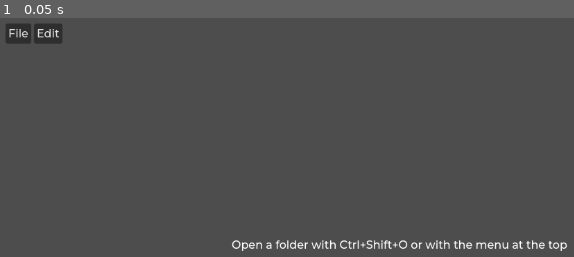
Above: before the commit, frame 1.
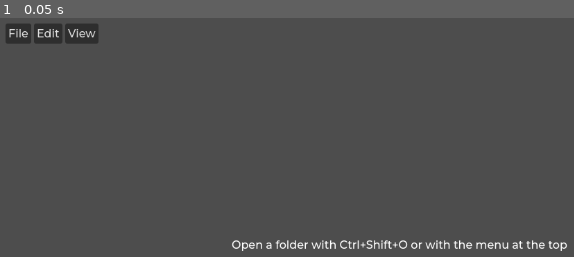
Above: after the commit, the same moment.

Repository: sockeye-d/sled
Game: Godot game, scene res://src/ui/main/main.tscn
Two runs of this game, one before a commit and one after it. Both use one fixed random seed, a clock stepped at 60 frames per second and the inputs below.
Inputs:
- Up to frame 1 (0.05 s): no input

The runs differ from the first frame. In frame 1, 0.4% of the frame differs, in the area x 11-18%, y 2-11%.
Error in both runs: Stack overflow. Check for infinite recursion in your script. (res://src/autoloads/settings_manager.gd:9)

Commit message:
Added line moving and deleting functionality

Diff:
--- a/project.godot
+++ b/project.godot
@@ -26,6 +26,7 @@
 Settings="*res://src/autoloads/settings_manager.gd"
 FileManager="*res://src/autoloads/file_manager.gd"
 TooltipManager="*res://src/autoloads/tooltip_manager.gd"
+EditorManager="*res://src/autoloads/editor_manager.gd"
 
 [display]
 
@@ -79,6 +80,26 @@
 "events": [Object(InputEventKey,"resource_local_to_scene":false,"resource_name":"","device":-1,"window_id":0,"alt_press …(195 unchanged characters)…
 ]
 }
+move_lines_down={
+"deadzone": 0.5,
+"events": [Object(InputEventKey,"resource_local_to_scene":false,"resource_name":"","device":-1,"window_id":0,"alt_pressed":true,"shift_pressed":false,"ctrl_pressed":false,"meta_pressed":false,"pressed":false,"keycode":4194322,"physical_keycode":0,"key_label":0,"unicode":0,"location":0,"echo":false,"script":null)
+]
+}
+move_lines_up={
+"deadzone": 0.5,
+"events": [Object(InputEventKey,"resource_local_to_scene":false,"resource_name":"","device":-1,"window_id":0,"alt_pressed":true,"shift_pressed":false,"ctrl_pressed":false,"meta_pressed":false,"pressed":false,"keycode":4194320,"physical_keycode":0,"key_label":0,"unicode":0,"location":0,"echo":false,"script":null)
+]
+}
+duplicate_lines={
+"deadzone": 0.5,
+"events": [Object(InputEventKey,"resource_local_to_scene":false,"resource_name":"","device":-1,"window_id":0,"alt_pressed":true,"shift_pressed":true,"ctrl_pressed":false,"meta_pressed":false,"pressed":false,"keycode":4194322,"physical_keycode":0,"key_label":0,"unicode":0,"location":0,"echo":false,"script":null)
+]
+}
+delete_lines={
+"deadzone": 0.5,
+"events": [Object(InputEventKey,"resource_local_to_scene":false,"resource_name":"","device":-1,"window_id":0,"alt_pressed":true,"shift_pressed":true,"ctrl_pressed":false,"meta_pressed":false,"pressed":false,"keycode":4194320,"physical_keycode":0,"key_label":0,"unicode":0,"location":0,"echo":false,"script":null)
+]
+}
 
 [rendering]
 
--- /dev/null
+++ b/src/autoloads/editor_manager.gd
@@ -0,0 +1,15 @@
+extends Node
+
+
+signal editor_visible_change_requested(index: int, visible: bool)
+signal opened_side_by_side()
+signal opened_single()
+signal save_requested()
+
+
+func change_editor_visibility(index: int, visible: bool) -> void:
+	editor_visible_change_requested.emit(index, visible)
+
+
+func save_all_editors():
+	save_requested.emit()
--- a/src/autoloads/editor_theme_manager.gd
+++ b/src/autoloads/editor_theme_manager.gd
@@ -37,7 +37,12 @@
 
 	theme.set_stylebox(&"panel", &"PanelContainer",	StyleBoxUtil.new_flat(colors.background_color, [8, 8, 0, 0], [4]))
 
-	theme.set_stylebox(&"panel", &"Tree",StyleBoxUtil.new_flat(colors.background_color, [8], [4]))
+	theme.set_stylebox(&"panel", &"Tree", StyleBoxUtil.new_flat(colors.background_color, [8], [4]))
+
+	theme.set_stylebox(&"normal", &"LineEdit",
+			StyleBoxUtil.new_flat(colors.background_color.darkened(0.2), [4], [4]))
+	theme.set_stylebox(&"read_only", &"LineEdit",
+			StyleBoxUtil.new_flat(colors.background_color.darkened(0.25), [4], [4]))
 
 	theme.set_color(&"font_color", &"Tree", colors.text_color)
 
@@ -52,6 +57,14 @@
 	theme.set_color(&"font_hover_color", &"OptionButton", Color(0.875, 0.875, 0.875).lightened(0.05))
 	theme.set_color(&"font_hover_pressed_color", &"OptionButton", Color(0.875, 0.875, 0.875).lightened(0.15))
 	theme.set_color(&"font_pressed_color", &"OptionButton", Color(0.875, 0.875, 0.875).lightened(0.1))
+	theme.set_stylebox(&"normal", &"OptionButton",
+			StyleBoxUtil.new_flat(colors.background_color.darkened(0.2), [4], [4]))
+	theme.set_stylebox(&"hover", &"OptionButton",
+			StyleBoxUtil.new_flat(colors.background_color.darkened(0.15), [4], [4]))
+	theme.set_stylebox(&"pressed", &"OptionButton",
+			StyleBoxUtil.new_flat(colors.background_color.darkened(0.1), [4], [4]))
+
+	RenderingServer.set_default_clear_color(colors.background_color.darkened(0.2))
 
 	theme_changed.emit(theme_text)
 
--- a/src/autoloads/tooltip_manager.gd
+++ b/src/autoloads/tooltip_manager.gd
@@ -3,7 +3,7 @@
 
 func _ready() -> void:
 	get_tree().node_added.connect(
-			(func(node: Node):
+			func(node: Node):
 				if (
 					node is Label
 					and node.get_parent() is PopupPanel
@@ -24,11 +24,10 @@
 
 					new_label.set_anchors_and_offsets_preset(Control.PRESET_FULL_RECT)
 
-
-					p.add_child(new_label)
 					# Hide instead of freeing to avoid artifacts
 					node.hide()
-					new_label.update_minimum_size()
+					p.add_child.call_deferred(new_label)
+					new_label.update_minimum_size.call_deferred()
 
 					await RenderingServer.frame_post_draw
 
@@ -37,8 +36,5 @@
 					# Fanciness
 					new_label.visible_ratio = 0.0
 					new_label.modulate.a = 1.0
-					var t = new_label.create_tween()
-					t.tween_property(new_label, "visible_ratio", 1.0, 0.0025 * text.length())
-
-					).call_deferred
+					new_label.create_tween().tween_property(new_label, "visible_ratio", 1.0, 0.0025 * text.length())
 					)
--- /dev/null
+++ b/src/classes/array_util.gd
@@ -0,0 +1,11 @@
+class_name ArrayUtil extends Object
+
+
+static func swap(array: Array, a: int, b: int) -> Array:
+	if a == b:
+		push_error("Indices cannot be equal")
+		return array
+	var temp = array[a]
+	array[a] = array[b]
+	array[b] = temp
+	return array
--- a/src/classes/auto_menu_bar.gd
+++ b/src/classes/auto_menu_bar.gd
@@ -8,9 +8,9 @@
 func _connect_children(node: Node = self):
 	for child in node.get_children():
 		if child is PopupMenu:
-			child.index_pressed.connect(func(index: int): _item_pressed(String(get_path_to(child)), index))
+			child.index_pressed.connect(func(index: int): _item_pressed(String(get_path_to(child)), index, child))
 		_connect_children(child)
 
 
-func _item_pressed(_menu_name: String, _index: int) -> void:
+func _item_pressed(_menu_name: String, _index: int, _menu: PopupMenu) -> void:
 	pass
--- a/src/classes/setting/checkbox_setting_item.gd
+++ b/src/classes/setting/checkbox_setting_item.gd
@@ -21,7 +21,11 @@
 			control.text = text_on if control.button_pressed else text_off
 			)
 
-	self.setting_changed.connect(func(new_value): control.set_pressed_no_signal(new_value))
+	self.setting_changed.connect(
+		func(new_value):
+			control.set_pressed_no_signal(new_value)
+			control.text = text_on if control.button_pressed else text_off
+			)
 
 	return new_control
 
--- a/src/classes/setting/divider_setting_item.gd
+++ b/src/classes/setting/divider_setting_item.gd
@@ -4,13 +4,9 @@
 func _create_control() -> Control:
 	var new_control = Panel.new()
 
-	new_control.add_theme_stylebox_override(&"panel", StyleBoxUtil.new_flat(Color(1.0, 1.0, 1.0, 0.25), [32], [0, 1, 0, 1]))
+	new_control.add_theme_stylebox_override(&"panel", StyleBoxUtil.new_flat(Color(1.0, 1.0, 1.0, 0.1), [32], [0, 1, 0, 1]))
 
-	value = _get_default_value()
-
-	(func():
-		new_control.size_flags_vertical = Control.SIZE_SHRINK_CENTER
-		new_control.custom_minimum_size.y = 3
-		).call_deferred()
+	new_control.size_flags_vertical = Control.SIZE_SHRINK_CENTER
+	new_control.custom_minimum_size.y = 3
 
 	return new_control
--- a/src/classes/setting/setting_item.gd
+++ b/src/classes/setting/setting_item.gd
@@ -7,7 +7,7 @@
 @export_storage var value:
 	set(v):
 		value = v
-		setting_changed.emit(v)
+		setting_changed.emit(value)
 	get:
 		return value
 var control: Control
@@ -30,4 +30,4 @@
 
 
 func _get_default_value():
-	return -1000
+	return null
--- a/src/themes/theme_importer.gd
+++ b/src/themes/theme_importer.gd
@@ -40,8 +40,6 @@
 		for key in theme_overrides:
 			_add_color(key, &"CodeEdit", theme_overrides[key])
 
-		RenderingServer.set_default_clear_color(theme_dict.background_color.darkened(0.2))
-
 		for type in types:
 			highlighter.add_member_keyword_color(type, theme_dict.base_type_color)
 
--- /dev/null
+++ b/src/ui/editor/code_editor.gd
@@ -0,0 +1,78 @@
+class_name CodeEditor extends CodeEdit
+
+
+signal save_requested()
+
+
+func _gui_input(event: InputEvent) -> void:
+	if event.is_action_pressed("move_lines_down", false, true):
+		move_lines_down()
+	if event.is_action_pressed("move_lines_up", false, true):
+		move_lines_up()
+	if event.is_action_pressed("duplicate_lines", false, true):
+		duplicate_lines()
+	if event.is_action_pressed("delete_lines", false, true):
+		delete_lines()
+	if event.is_action_pressed("save", false, true):
+		save_requested.emit()
+
+
+func move_lines_down():
+	var lines: PackedStringArray = text.split("\n")
+	var carets = get_carets(func(a: Vector2i, b: Vector2i): return a.y > b.y)
+	if carets[-1].y == lines.size() - 1:
+		return
+
+	for caret_i in carets.size():
+		lines = ArrayUtil.swap(lines, carets[caret_i].y, carets[caret_i].y + 1)
+		carets[caret_i].y += 1
+
+	text = "\n".join(lines)
+
+	for caret in carets:
+		add_caret(caret.y, caret.x)
+	remove_caret(0)
+
+func move_lines_up():
+	var lines: PackedStringArray = text.split("\n")
+	var carets = get_carets(func(a: Vector2i, b: Vector2i): return a.y < b.y)
+	if carets[0].y == 0:
+		return
+
+	for caret_i in carets.size():
+		lines = ArrayUtil.swap(lines, carets[caret_i].y, carets[caret_i].y - 1)
+		carets[caret_i].y -= 1
+
+	text = "\n".join(lines)
+
+	for caret in carets:
+		add_caret(caret.y, caret.x)
+	remove_caret(0)
+
+
+func delete_lines():
+	var lines: PackedStringArray = text.split("\n")
+	var carets = get_carets(func(a: Vector2i, b: Vector2i): return a.y > b.y)
+	if carets[0].y == 0:
+		return
+
+	for caret_i in carets.size():
+		lines.remove_at(carets[caret_i].y)
+		carets[caret_i].y -= 1
+
+	text = "\n".join(lines)
+
+	for caret in carets:
+		add_caret(caret.y, caret.x)
+	remove_caret(0)
+
+
+func get_carets(sort_func: Callable = Callable()) -> Array[Vector2i]:
+	var arr: Array[Vector2i] = []
+	for i in get_caret_count():
+		arr.append(Vector2i(get_caret_column(i), get_caret_line(i)))
+
+	if not sort_func.is_null():
+		arr.sort_custom(sort_func)
+
+	return arr
--- a/src/editor.gd
+++ b/src/ui/editor/editor.gd
@@ -18,7 +18,7 @@
 @onready var panel_container: PanelContainer = %PanelContainer
 @onready var save_button: Button = %SaveButton
 @onready var path_button: Button = %PathButton
-@onready var code_editor: CodeEdit = %CodeEditor
+@onready var code_editor: CodeEditor = %CodeEditor
 @onready var confirmation_dialog: ConfirmationDialog = %ConfirmationDialog
 @onready var code_completion_timer: Timer = %CodeCompletionTimer
 
@@ -49,6 +49,12 @@
 
 	if EditorThemeManager:
 		EditorThemeManager.theme_changed.connect(load_theme)
+
+	if EditorManager:
+		EditorManager.save_requested.connect(_on_save_button_pressed)
+
+	if code_editor:
+		code_editor.save_requested.connect(_on_save_button_pressed)
 
 	Settings.settings_window.setting_changed.connect(_on_setting_changed)
 
@@ -114,6 +120,17 @@
 			code_editor.gutters_zero_pad_line_numbers = new_value
 		&"caret_style":
 			code_editor.caret_type = new_value as TextEdit.CaretType
+		&"scroll_past_eof":
+			code_editor.scroll_past_end_of_file = new_value
+		&"text_wrapping_mode":
+			if new_value == 0:
+				code_editor.wrap_mode = TextEdit.LINE_WRAPPING_NONE
+			else:
+				code_editor.wrap_mode = TextEdit.LINE_WRAPPING_BOUNDARY
+				code_editor.autowrap_mode = new_value as TextServer.AutowrapMode
+				print(new_value as TextServer.AutowrapMode)
+		&"indent_wrapped_lines":
+			code_editor.indent_wrapped_lines = new_value
 
 
 func _on_confirmation_dialog_canceled() -> void:
@@ -171,5 +188,4 @@
 
 
 func _on_save_button_pressed() -> void:
-	if code_editor.has_focus() or panel_container.has_focus():
-		save()
+	save()
--- a/src/editor.tscn
+++ b/src/ui/editor/editor.tscn
@@ -1,14 +1,9 @@
-[gd_scene load_steps=6 format=3 uid="uid://cfbphdd74su8c"]
-
-[ext_resource type="Script" path="res://src/editor.gd" id="1_rsqc6"]
+[gd_scene load_steps=5 format=3 uid="uid://cfbphdd74su8c"]
+
+[ext_resource type="Script" path="res://src/ui/editor/editor.gd" id="1_rsqc6"]
+[ext_resource type="Script" path="res://src/ui/editor/code_editor.gd" id="2_didrn"]
 
 [sub_resource type="StyleBoxEmpty" id="StyleBoxEmpty_fdh43"]
-
-[sub_resource type="InputEventAction" id="InputEventAction_ryvtn"]
-action = &"save"
-
-[sub_resource type="Shortcut" id="Shortcut_i45nw"]
-events = [SubResource("InputEventAction_ryvtn")]
 
 [sub_resource type="CodeHighlighter" id="CodeHighlighter_i4v8i"]
 number_color = Color(0.682353, 0.505882, 1, 1)
@@ -223,7 +218,6 @@
 size_flags_horizontal = 3
 tooltip_text = "[bold]Hello in bold![/bold] Hello in normal text!"
 theme_override_styles/focus = SubResource("StyleBoxEmpty_fdh43")
-shortcut = SubResource("Shortcut_i45nw")
 text = "Save"
 flat = true
 alignment = 0
@@ -262,6 +256,7 @@
 indent_automatic = true
 indent_automatic_prefixes = Array[String](["{", "("])
 auto_brace_completion_highlight_matching = true
+script = ExtResource("2_didrn")
 
 [node name="ConfirmationDialog" type="ConfirmationDialog" parent="."]
 unique_name_in_owner = true
--- a/src/ui/main/main.gd
+++ b/src/ui/main/main.gd
@@ -7,6 +7,9 @@
 @onready var editors: RelativeSplitContainer = %Editors
 @onready var left_editor: Editor = %LeftEditor
 @onready var right_editor: Editor = %RightEditor
+
+
+var sbs_open: bool = false
 
 
 func _ready() -> void:
@@ -24,16 +27,36 @@
 				main_container.visible = found_any
 				)
 
+	if EditorManager:
+		EditorManager.editor_visible_change_requested.connect(
+				func(index: int, new_visible: bool):
+					match index:
+						0:
+							left_editor.visible = new_visible
+						1:
+							right_editor.visible = new_visible
+					)
+
 
 func open_file(path: String) -> void:
 	if path.get_extension() == "":
 		return
 	editors.show()
-	if path.get_extension() in "fshvsh":
-		var path_no_ext = path.get_basename()
-		left_editor.load_file(path_no_ext + ".fsh")
-		right_editor.load_file(path_no_ext + ".vsh")
-		right_editor.show()
-	else:
-		left_editor.load_file(path)
-		right_editor.hide()
+
+	var ext: String = path.get_extension().to_lower()
+	for pair in Settings.sbs_opening_file_exts.split(","):
+		var pair_arr: PackedStringArray = pair.split(":", false, 2)
+
+		if pair_arr[0].to_lower() == ext or pair_arr[-1].to_lower() == ext:
+			var path_no_ext = path.get_basename()
+			left_editor.load_file("%s.%s" % [path_no_ext, pair_arr[0]])
+			right_editor.load_file("%s.%s" % [path_no_ext, pair_arr[-1]])
+			right_editor.show()
+			sbs_open = true
+			EditorManager.opened_side_by_side.emit()
+			return
+
+	left_editor.load_file(path)
+	right_editor.hide()
+	sbs_open = false
+	EditorManager.opened_single.emit()
--- a/src/ui/main/main.tscn
+++ b/src/ui/main/main.tscn
@@ -2,7 +2,7 @@
 
 [ext_resource type="Script" path="res://src/ui/main/main.gd" id="1_86qe4"]
 [ext_resource type="PackedScene" uid="uid://b45p8nijrvd3v" path="res://src/ui/browser/browser.tscn" id="1_prqn1"]
-[ext_resource type="PackedScene" uid="uid://cfbphdd74su8c" path="res://src/editor.tscn" id="1_x2835"]
+[ext_resource type="PackedScene" uid="uid://cfbphdd74su8c" path="res://src/ui/editor/editor.tscn" id="1_x2835"]
 [ext_resource type="PackedScene" uid="uid://dfkt6ernbrafa" path="res://src/ui/menu_bar/menu_bar.tscn" id="2_xxxww"]
 [ext_resource type="Script" path="res://src/classes/relative_split_container.gd" id="3_3bsis"]
 
@@ -14,6 +14,22 @@
 grow_horizontal = 2
 grow_vertical = 2
 script = ExtResource("1_86qe4")
+
+[node name="MarginContainer" type="MarginContainer" parent="."]
+layout_mode = 1
+anchors_preset = 15
+anchor_right = 1.0
+anchor_bottom = 1.0
+grow_horizontal = 2
+grow_vertical = 2
+theme_override_constants/margin_bottom = 6
+
+[node name="NotificationTray" type="HBoxContainer" parent="MarginContainer"]
+clip_contents = true
+layout_mode = 2
+size_flags_horizontal = 8
+size_flags_vertical = 8
+alignment = 2
 
 [node name="VBoxContainer" type="VBoxContainer" parent="."]
 layout_mode = 1
@@ -48,7 +64,7 @@
 size_flags_vertical = 3
 theme_override_constants/separation = 0
 theme_override_constants/autohide = 1
-split_offset = 13
+split_offset = 227
 script = ExtResource("3_3bsis")
 relative_split_offset = 0.2
 
@@ -59,7 +75,7 @@
 [node name="Editors" type="SplitContainer" parent="VBoxContainer/MarginContainer/VBoxContainer/MainContainer"]
 unique_name_in_owner = true
 layout_mode = 2
-split_offset = 30
+split_offset = 450
 script = ExtResource("3_3bsis")
 relative_split_offset = 0.5
 
@@ -72,13 +88,7 @@
 auto_translate_mode = 1
 layout_mode = 2
 
-[node name="NotificationTray" type="HBoxContainer" parent="VBoxContainer"]
-layout_mode = 2
-size_flags_horizontal = 8
-size_flags_vertical = 8
-alignment = 2
-
-[node name="Label" type="Label" parent="VBoxContainer/NotificationTray"]
+[node name="Spacer" type="Label" parent="VBoxContainer"]
 layout_mode = 2
 
 [connection signal="file_opened" from="VBoxContainer/MarginContainer/VBoxContainer/MainContainer/Browser" to="." method="open_file"]
--- /dev/null
+++ b/src/ui/main/margin_container.gd
@@ -0,0 +1,6 @@
+extends MarginContainer
+
+
+func _ready() -> void:
+	custom_minimum_size.x = get_window().get_visible_rect().size.x
+	get_window().size_changed.connect(func(): custom_minimum_size.x = get_window().get_visible_rect().size.x)
--- a/src/ui/menu_bar/menu_bar.gd
+++ b/src/ui/menu_bar/menu_bar.gd
@@ -1,7 +1,7 @@
 extends AutoMenuBar
 
 
-func _item_pressed(menu_name: String, index: int) -> void:
+func _item_pressed(menu_name: String, index: int, menu: PopupMenu) -> void:
 	match menu_name:
 		"Edit":
 			match index:
@@ -10,7 +10,7 @@
 		"File":
 			match index:
 				0:
-					print("save")
+					EditorManager.save_all_editors()
 				1:
 					FileManager.change_path_browse()
 		"File/Open recent":
@@ -18,3 +18,10 @@
 				FileManager.clear_recent()
 			else:
 				FileManager.change_path(FileManager.last_opened_paths[index])
+		"View":
+			if index in [0, 1]:
+				menu.set_item_checked(index, not menu.is_item_checked(index))
+				if not (menu.is_item_checked(0) or menu.is_item_checked(0)):
+					menu.set_item_checked(1 - index, not menu.is_item_checked(index))
+					EditorManager.change_editor_visibility(1 - index, not menu.is_item_checked(index))
+				EditorManager.change_editor_visibility(index, menu.is_item_checked(index))
--- a/src/ui/menu_bar/menu_bar.tscn
+++ b/src/ui/menu_bar/menu_bar.tscn
@@ -1,8 +1,9 @@
-[gd_scene load_steps=4 format=3 uid="uid://dfkt6ernbrafa"]
+[gd_scene load_steps=5 format=3 uid="uid://dfkt6ernbrafa"]
 
 [ext_resource type="Script" path="res://src/ui/menu_bar/menu_bar.gd" id="1_j76tb"]
 [ext_resource type="Script" path="res://src/ui/menu_bar/file.gd" id="2_6qdxv"]
 [ext_resource type="Script" path="res://src/ui/menu_bar/open_recent.gd" id="3_errp1"]
+[ext_resource type="Script" path="res://src/ui/menu_bar/view.gd" id="4_7pvbc"]
 
 [node name="MenuBar" type="MenuBar"]
 auto_translate_mode = 1
@@ -27,4 +28,20 @@
 item_count = 1
 item_0/text = "Preferences"
 
+[node name="View" type="PopupMenu" parent="."]
+auto_translate_mode = 1
+size = Vector2i(121, 133)
+hide_on_checkable_item_selection = false
+item_count = 2
+item_0/text = "Left editor visibility"
+item_0/checkable = 1
+item_0/checked = true
+item_0/disabled = true
+item_1/text = "Right editor visibility"
+item_1/checkable = 1
+item_1/checked = true
+item_1/id = 1
+item_1/disabled = true
+script = ExtResource("4_7pvbc")
+
 [node name="FileDialog" type="FileDialog" parent="."]
--- /dev/null
+++ b/src/ui/menu_bar/view.gd
@@ -0,0 +1,19 @@
+extends PopupMenu
+
+
+func _ready() -> void:
+	set_item_accelerator(0, KEY_MASK_ALT | KEY_LEFT)
+	set_item_accelerator(1, KEY_MASK_ALT | KEY_RIGHT)
+
+	EditorManager.opened_side_by_side.connect(func():
+			set_item_disabled(0, false)
+			set_item_disabled(1, false)
+
+			set_item_checked(0, true)
+			set_item_checked(1, true)
+			)
+
+	EditorManager.opened_single.connect(func():
+			set_item_disabled(0, true)
+			set_item_disabled(1, true)
+			)
--- a/src/ui/settings_window/settings_window.tscn
+++ b/src/ui/settings_window/settings_window.tscn
@@ -7,6 +7,7 @@
 [ext_resource type="Script" path="res://src/classes/setting/options_setting_item.gd" id="3_afdq8"]
 [ext_resource type="Script" path="res://src/classes/setting/divider_setting_item.gd" id="4_a0mpu"]
 [ext_resource type="Script" path="res://src/classes/setting/checkbox_setting_item.gd" id="4_cg4by"]
+[ext_resource type="Script" path="res://src/classes/setting/setting_item.gd" id="4_m6ucj"]
 [ext_resource type="Script" path="res://src/classes/setting/string_setting_item.gd" id="4_p6htm"]
 [ext_resource type="Script" path="res://src/classes/setting/file_setting_item.gd" id="5_5bcjm"]
 [ext_resource type="Script" path="res://src/classes/setting/slider_setting_item.gd" id="7_mc558"]
@@ -53,9 +54,7 @@
 value = null
 name = "Coding ligatures"
 identifier = &"ligatures"
-tooltip = "The ligatures to use. Most are contained within the ssXX format.
-For example, the GitHub Monaspace font supports ss01 through ss08.
-Cascadia Code font supports a slashed zero using the ss19 set."
+tooltip = "The ligatures to use. Most are contained within the [code]ssXX[/code] format. GitHub's Monaspace font supports [code]ss01[/code] through [code]ss08[/code], and the Cascadia Code font supports a slashed zero using the [code]ss19[/code] set."
 
 [sub_resource type="Resource" id="Resource_jjevf"]
 script = ExtResource("7_mc558")
@@ -132,10 +131,20 @@
 [b]Word: [/b]Only breaks lines at spaces
 [b]Word (smart): [/b]Like [code]Word[/code] but will break a word arbitrarily if it doesn't fit in one line"
 
+[sub_resource type="Resource" id="Resource_vdvjn"]
+script = ExtResource("4_cg4by")
+default_value = true
+text_on = "On"
+text_off = "Off"
+value = null
+name = "Indent wrapped lines"
+identifier = &"indent_wrapped_lines"
+tooltip = "If on, indents wrapped lines are indented to the same level as the unwrapped line"
+
 [sub_resource type="Resource" id="Resource_moc02"]
 script = ExtResource("2_qdoe0")
 name = "Theme"
-settings = Array[Resource("res://src/classes/setting/setting_item.gd")]([SubResource("Resource_2e6wi"), SubResource("Resource_3kvck"), SubResource("Resource_t67iy"), SubResource("Resource_fbn8t"), SubResource("Resource_42da8"), SubResource("Resource_jjevf"), SubResource("Resource_qnedh"), SubResource("Resource_s7ufq"), SubResource("Resource_o3l8i"), SubResource("Resource_jbmoq"), SubResource("Resource_oppod"), SubResource("Resource_dp7ij")])
+settings = Array[ExtResource("4_m6ucj")]([SubResource("Resource_2e6wi"), SubResource("Resource_3kvck"), SubResource("Resource_t67iy"), SubResource("Resource_fbn8t"), SubResource("Resource_42da8"), SubResource("Resource_jjevf"), SubResource("Resource_qnedh"), SubResource("Resource_s7ufq"), SubResource("Resource_o3l8i"), SubResource("Resource_jbmoq"), SubResource("Resource_oppod"), SubResource("Resource_dp7ij"), SubResource("Resource_vdvjn")])
 
 [sub_resource type="Resource" id="Resource_j8c3w"]
 script = ExtResource("4_a0mpu")
@@ -152,7 +161,7 @@
 value = null
 name = "Auto code completion"
 identifier = &"auto_code_completion"
-tooltip = "If turned off code completion can still be activated with Ctrl+Space"
+tooltip = "If turned off code completion can still be activated with [code]ctrl+space[/code]"
 
 [sub_resource type="Resource" id="Resource_k580q"]
 script = ExtResource("7_mc558")
@@ -165,7 +174,7 @@
 value = null
 name = "Code completion delay"
 identifier = &"code_completion_delay"
-tooltip = "The time between starting to type and the code completion popup appearing"
+tooltip = "Sets the time between starting to type and the code completion popup appearing"
 
 [sub_resource type="Resource" id="Resource_qq8tb"]
 script = ExtResource("4_a0mpu")
@@ -182,7 +191,7 @@
 value = null
 name = "Include absolute paths"
 identifier = &"inc_absolute_paths"
-tooltip = "#include directives support absolute paths with a preceding slash \"/path\".
+tooltip = "[code]#include[/code] directives support absolute paths with a preceding slash: [code]#include \"/path\"[/code].
 Disabling this will disable searching for a base path."
 
 [sub_resource type="Resource" id="Resource_6tmdd"]
@@ -191,7 +200,7 @@
 value = null
 name = "Base path names"
 identifier = &"base_paths"
-tooltip = "The folder names to look for as the base path for absolute #include declarations.
+tooltip = "The folder names to look for as the base path for absolute [code]#include[/code] declarations.
 Supports multiple paths, comma-separated."
 
 [sub_resource type="Resource" id="Resource_pkmub"]
@@ -202,7 +211,7 @@
 value = null
 name = "Open files side-by-side"
 identifier = &""
-tooltip = "If true, files defined with \"Side-by-side-opening file types\" will be opened in two editors."
+tooltip = "If true, files defined with [b]Side-by-side-opening file extensions[/b] will be opened in two editors."
 
 [sub_resource type="Resource" id="Resource_dx61e"]
 script = ExtResource("4_p6htm")
@@ -210,15 +219,12 @@
 value = null
 name = "Side-by-side-opening file extensions"
 identifier = &"sbs_opening_file_exts"
-tooltip = "A list of files to open in two editors instead of one.
-Normally the fragment shader and the vertex shader.
-Values within pairs are separated by a colon
-Pairs are separated by a comma."
+tooltip = "A list of files to open in two editors instead of one. Normally the fragment shader and the vertex shader. Values within pairs are separated by a colon, pairs are separated by a comma."
 
 [sub_resource type="Resource" id="Resource_ydeaw"]
 script = ExtResource("2_qdoe0")
 name = "Behavior"
-settings = Array[Resource("res://src/classes/setting/setting_item.gd")]([SubResource("Resource_j8c3w"), SubR …(213 unchanged characters)…
+settings = Array[ExtResource("4_m6ucj")]([SubResource("Resource_j8c3w"), SubR …(213 unchanged characters)…
 
 [node name="SettingsWindow" type="Window"]
 title = "Settings"
Not shown: 1 places in src/ui/settings_window/settings_window.tscn that only renumber resources
Not shown, changed: src/assets/icons/icons.afdesign~lock~
